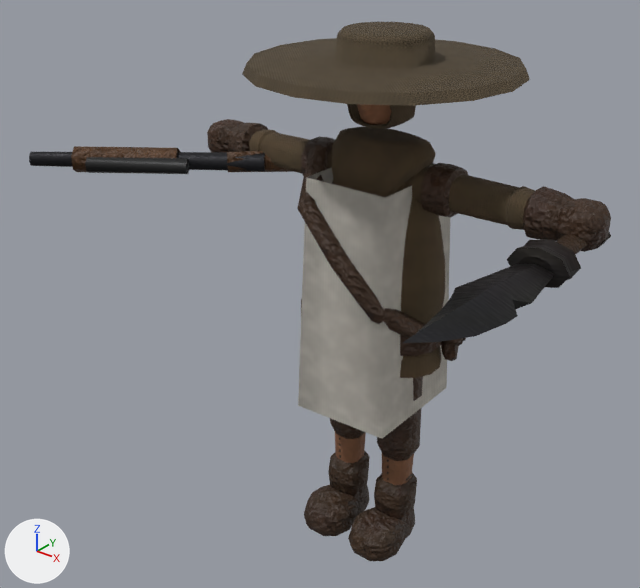
Before and after pictures for a commit that changed the glTF model csharp/Unciv.Godot/Packs/units/models/unit/Marine.glb.
One viewpoint serves both versions: a camera (50 mm lens) standing at (0.726, -1.057, 1.079) and looking at (-0.068, -0.064, 0.464). The axes (+X, +Y, +Z) are drawn at lower left. The lights are the same throughout. The first picture is the older version. Where no turn or scale is listed for an object, it has been applied to the vertices. Vertices at exactly the same position are counted once.

The first picture shows 'Knife_Offhand', 'Rifle', 'Warrior'.
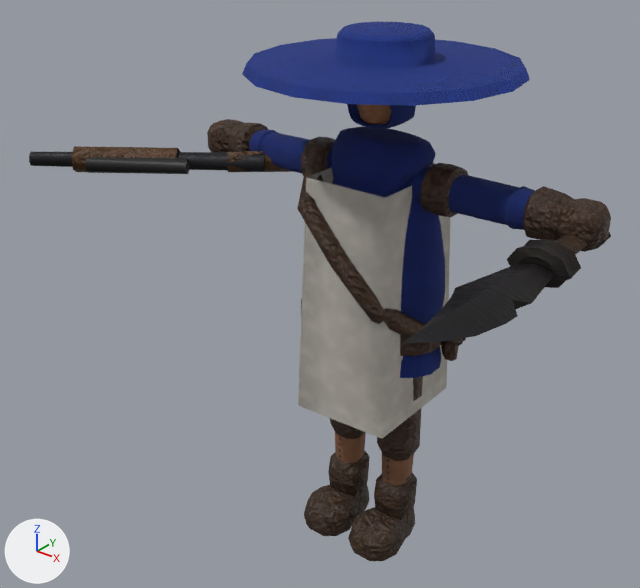
Location of each change, (x1, y1, x2, y2) in pixels of the pictures (640 x 588 px):
```json
{"part": 1, "of": "me_mesh_skinned", "change": "recoloured", "before": [249, 104, 535, 378], "after": [249, 104, 535, 378], "on screen": "brown to dark blue"}
{"part": 2, "of": "me_mesh_skinned", "change": "recoloured", "before": [242, 22, 530, 106], "after": [242, 22, 530, 106], "on screen": "brown to blue"}
```

Edits to the scene script, one JSON object a line:
```json
{"block": "me_mesh_skinned", "where": "me_mesh_skinned.from_pydata(...)  # 2337 vertices, 4353 faces; spans x -0.35..0.35, y -0.204..0.202, z 0.015..0.889"}
{"block": "me_mesh_skinned", "where": "# used by ob_warrior; location = (0.0, 0.0, -0.015)"}
{"block": "me_mesh_skinned", "change": "me_mesh_skinned part 1: 1414 faces centred in x -0.239..0.239, y -0.072..0.073, z 0.371..0.863 are repainted in the vertex colours; the middle colour goes from brown #5a4935 to dark blue #162a72"}
{"block": "me_mesh_skinned", "change": "me_mesh_skinned part 2: 160 faces centred in x -0.196..0.196, y -0.197..0.194, z 0.829..0.888 are repainted in the vertex colours; the middle colour goes from brown #564935 to blue #16358d"}
```
